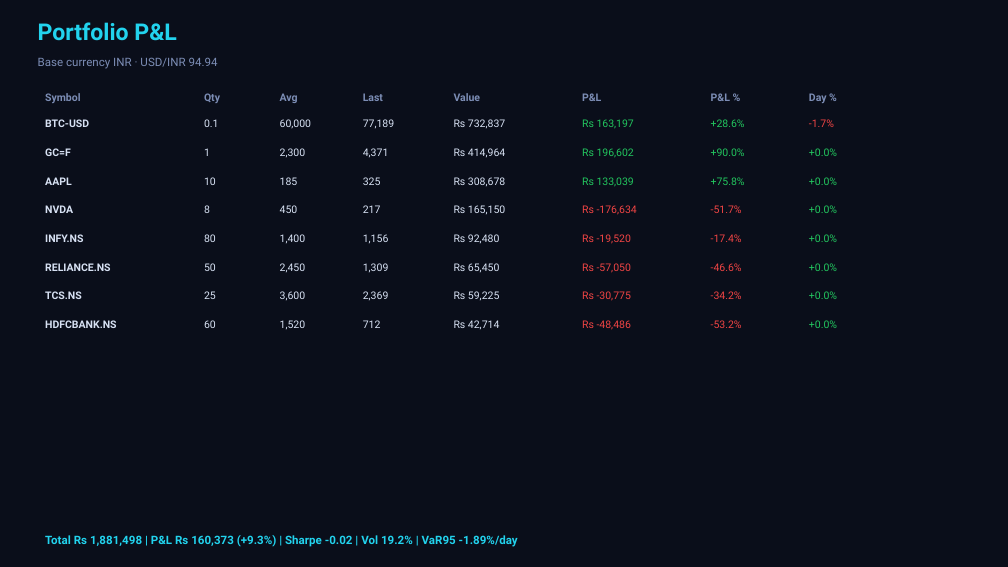
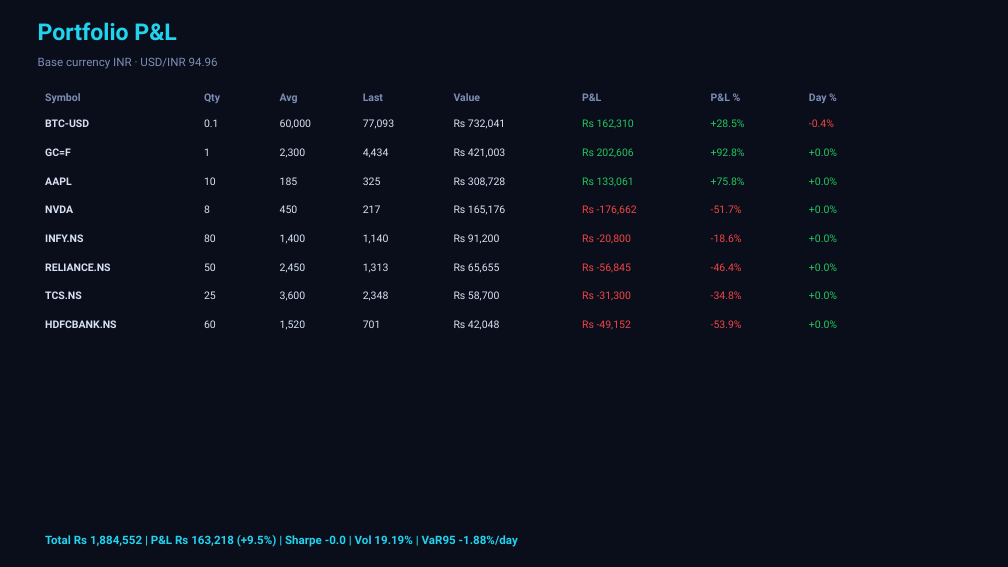
Before and after one commit to Pravkum23/pmr-terminal, a slide deck: slide 5 of docs/pmr_daily.pptx. Drawn at 1008x567 pixels with LibreOffice and Linux fonts; fonts in the diff are those of the drawing. Boxes give left, top, right and bottom in pixels: in the first picture for what was removed or moved away, otherwise in the second. Text is boxed around its words. In the diff, an @@ line names an element or a change of style, - is before the commit and + after.

```diff
--- a/docs/pmr_daily.pptx
+++ b/docs/pmr_daily.pptx
@@ text at (38,57,218,69): text changed @@
-Base currency INR · USD/INR 94.94
+Base currency INR · USD/INR 94.96
@@ text at (363,119,394,128): text changed @@
-77,189
+77,093
@@ text at (454,119,505,128): text changed @@
-Rs 732,837
+Rs 732,041
@@ text at (582,119,634,129): text changed @@
-Rs 163,197
+Rs 162,310
@@ text at (809,119,834,127): text changed @@
--1.7%
+-0.4%
@@ text at (363,148,389,157): text changed @@
-4,371
+4,434
@@ text at (454,148,505,157): text changed @@
-Rs 414,964
+Rs 421,003
@@ text at (582,148,634,158): text changed @@
-Rs 196,602
+Rs 202,606
@@ text at (711,148,745,156): text changed @@
-+90.0%
++92.8%
@@ text at (454,177,505,186): text changed @@
-Rs 308,678
+Rs 308,728
@@ text at (582,177,634,187): text changed @@
-Rs 133,039
+Rs 133,061
@@ text at (454,205,505,214): text changed @@
-Rs 165,150
+Rs 165,176
@@ text at (582,205,637,215): text changed @@
-Rs -176,634
+Rs -176,662
@@ text at (363,234,389,243): text changed @@
-1,156
+1,140
@@ text at (454,234,499,243): text changed @@
-Rs 92,480
+Rs 91,200
@@ text at (582,234,631,244): text changed @@
-Rs -19,520
+Rs -20,800
@@ text at (711,234,742,242): text changed @@
--17.4%
+-18.6%
@@ text at (363,263,389,272): text changed @@
-1,309
+1,313
@@ text at (454,263,499,272): text changed @@
-Rs 65,450
+Rs 65,655
@@ text at (582,263,631,273): text changed @@
-Rs -57,050
+Rs -56,845
@@ text at (711,263,742,271): text changed @@
--46.6%
+-46.4%
@@ text at (363,291,389,300): text changed @@
-2,369
+2,348
@@ text at (454,291,499,300): text changed @@
-Rs 59,225
+Rs 58,700
@@ text at (582,291,631,301): text changed @@
-Rs -30,775
+Rs -31,300
@@ text at (363,320,381,328): text changed @@
-712
+701
@@ text at (454,320,499,329): text changed @@
-Rs 42,714
+Rs 42,048
@@ text at (582,320,631,330): text changed @@
-Rs -48,486
+Rs -49,152
@@ text at (711,320,742,328): text changed @@
--53.2%
+-53.9%
@@ text at (45,535,518,547): text changed @@
-Total Rs 1,881,498 | P&L Rs 160,373 (+9.3%) | Sharpe -0.02 | Vol 19.2% | VaR95 -1.89%/day
+Total Rs 1,884,552 | P&L Rs 163,218 (+9.5%) | Sharpe -0.0 | Vol 19.19% | VaR95 -1.88%/day
```
Also in this commit, not shown: 3 other slides changed, 3 other files.
